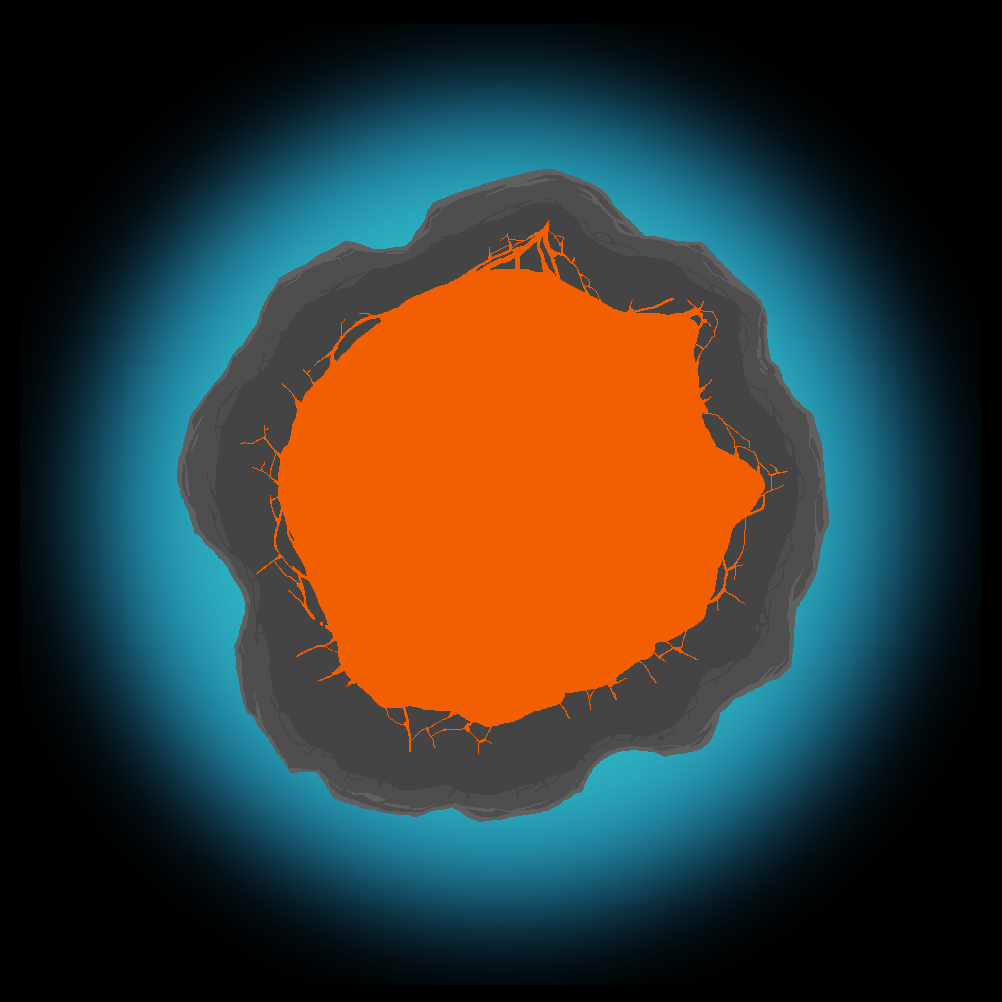
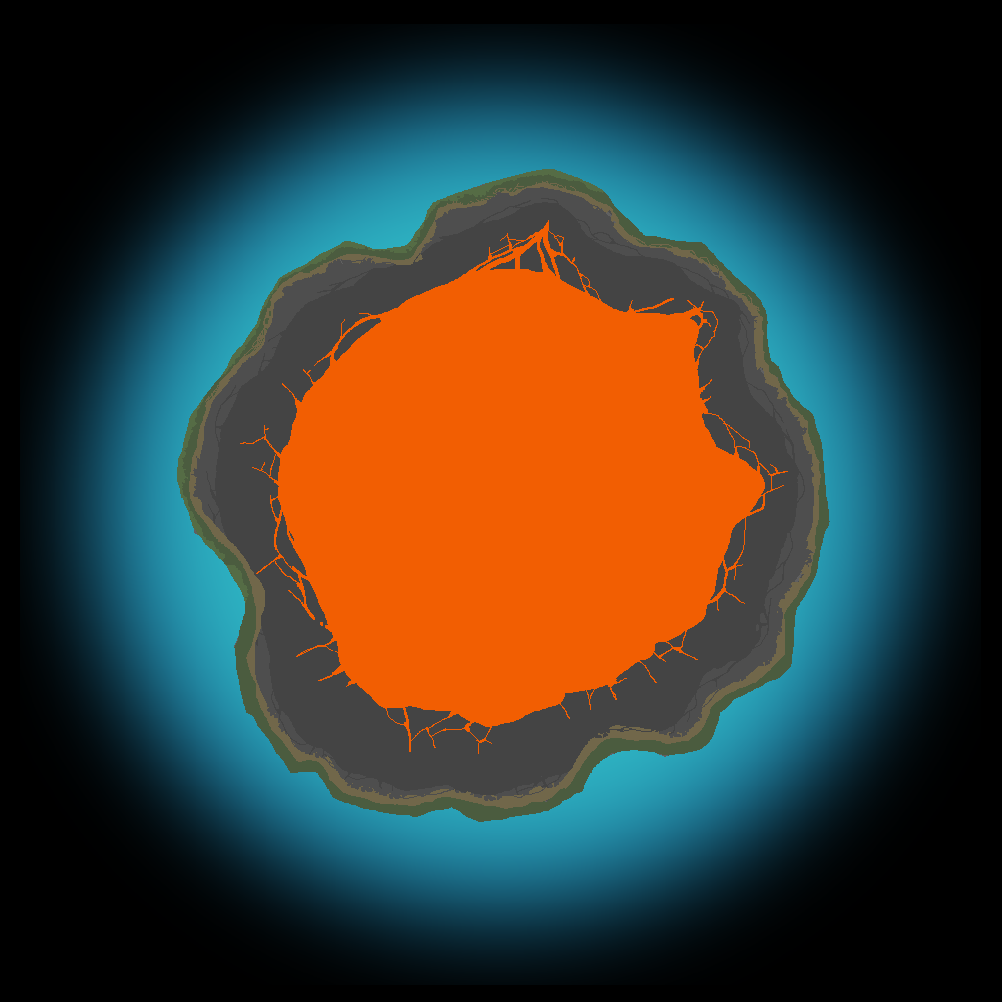
The second (1002, 1002) image is a revision of the first. Changes to its layers:
renamed "Layer 17" to "Grass", showed it, painted on it over [177, 169, 830, 822]
